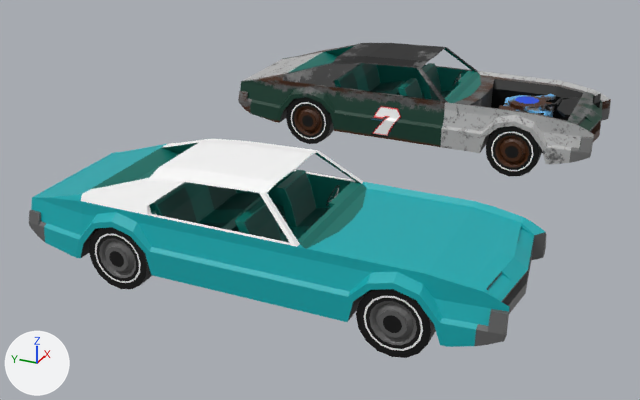
Renders of the Blender file Assets/James/Vehicles/Oldsmobile Toronado/Vehicle/Oldsmobile Toronado.blend from each side of a commit.
Camera for both pictures: a 50 mm lens placed at (-7.77, -3.2, 3.04), pointed at (-1.8, -0.51, 0.05). Arrows for +X, +Y and +Z are at lower left; the lights stay in place.

Objects in the first picture: 'BackSeat', 'BackSeat(Restored)', 'BackWheels', 'BackWheels(Restored)', 'Body', 'Body(Restored)', 'Engine', 'FrontSeat(Restored)', 'FrontSeats', 'FrontWheels', 'FrontWheels(Restored)', 'Steeringwheel(Restored)'.
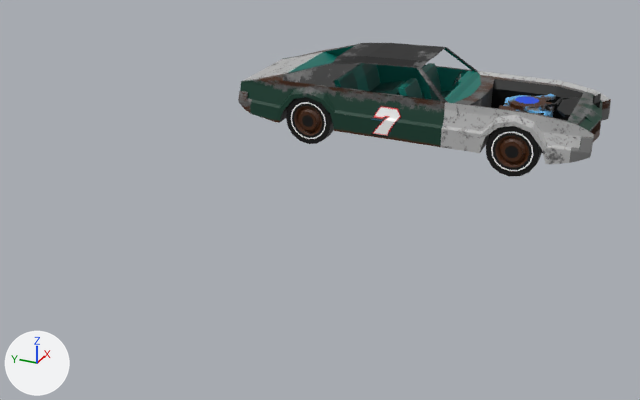
Pixel boxes (x1, y1, x2, y2) of what changed, in the pictures (640 x 400 px):
'Body(Restored)', deleted (cyan): before (29, 139, 547, 347)
    faces in mat_material_039 (cyan #07adb4): (37, 148, 545, 347)
    faces in mat_material_042 (white #ffffff): (81, 139, 363, 247)
    faces in mat_material_006 (dark cyan #007469): (92, 142, 367, 249)
    faces in mat_material_040 (dark grey #636363): (29, 210, 547, 346)
'FrontWheels(Restored)', deleted: before (356, 289, 436, 358)
    faces in mat_material (black #000000): (356, 289, 436, 358)
    faces in mat_material_040 (dark grey #636363): (369, 301, 417, 345)
    faces in mat_material_004 (white #ffffff): (363, 296, 423, 351)
'BackSeat(Restored)', deleted (cyan): before (149, 182, 269, 230)
    faces in mat_material_007 (dark cyan #004b44): (158, 185, 261, 228)
    faces in mat_material_006 (dark cyan #007469): (149, 182, 269, 230)
'FrontSeat(Restored)', deleted (cyan): before (235, 170, 330, 243)
    faces in mat_material_007 (dark cyan #004b44): (245, 173, 330, 243)
    faces in mat_material_006 (dark cyan #007469): (235, 170, 330, 241)
'BackWheels(Restored)', deleted: before (89, 227, 153, 289)
    faces in mat_material (black #000000): (89, 227, 153, 289)
    faces in mat_material_040 (dark grey #636363): (99, 239, 136, 278)
    faces in mat_material_004 (white #ffffff): (95, 234, 141, 283)
'Steeringwheel(Restored)', deleted: before (326, 185, 340, 206)

Diff of the bpy script that builds the scene:
```diff
--- a/Assets/James/Vehicles/Oldsmobile Toronado/Vehicle/Oldsmobile Toronado.blend.py
+++ b/Assets/James/Vehicles/Oldsmobile Toronado/Vehicle/Oldsmobile Toronado.blend.py
@@ ob_frontseat_restored @@
-ob_frontseat_restored = bpy.data.objects.new('FrontSeat(Restored)', me_cube_004)
-ob_frontseat_restored.location = (-3.0, 0.0, 0.0)
-ob_frontseat_restored.rotation_euler = (0.0, 0.0, 1.571)  # degrees (0, 0, 90)
-ob_frontseat_restored.scale = (0.301, 0.301, 0.301)
-_m = ob_frontseat_restored.modifiers.new('Mirror', 'MIRROR')
-_m.use_axis = (False, True, False)
-_m.use_clip = True
@@ ob_backseat_restored @@
-ob_backseat_restored = bpy.data.objects.new('BackSeat(Restored)', me_cube_005)
-ob_backseat_restored.location = (-3.0, 0.0, 0.0)
-ob_backseat_restored.rotation_euler = (0.0, 0.0, 1.571)  # degrees (0, 0, 90)
-ob_backseat_restored.scale = (0.301, 0.301, 0.301)
-_m = ob_backseat_restored.modifiers.new('Mirror', 'MIRROR')
-_m.use_axis = (False, True, False)
-_m.use_clip = True
@@ ob_body_restored @@
-ob_body_restored = bpy.data.objects.new('Body(Restored)', me_circle_005)
-ob_body_restored.location = (-3.0, 0.0, 0.0)
-ob_body_restored.rotation_euler = (0.0, -1.571, 0.0)  # degrees (0, -90, 0)
-_m = ob_body_restored.modifiers.new('Triangulate', 'TRIANGULATE')
-_m.quad_method = 'BEAUTY'
@@ ob_frontwheels_restored @@
-ob_frontwheels_restored = bpy.data.objects.new('FrontWheels(Restored)', me_circle_006)
-ob_frontwheels_restored.location = (-3.0, 0.0, 0.0)
-ob_frontwheels_restored.rotation_euler = (0.0, -1.571, 0.0)  # degrees (0, -90, 0)
-_m = ob_frontwheels_restored.modifiers.new('Mirror', 'MIRROR')
-_m.use_axis = (False, False, True)
-_m = ob_frontwheels_restored.modifiers.new('Triangulate', 'TRIANGULATE')
-_m.quad_method = 'BEAUTY'
@@ ob_backwheels_restored @@
-ob_backwheels_restored = bpy.data.objects.new('BackWheels(Restored)', me_circle_007)
-ob_backwheels_restored.location = (-3.0, 1.929, 0.0)
-ob_backwheels_restored.rotation_euler = (0.0, -1.571, 0.0)  # degrees (0, -90, 0)
-_m = ob_backwheels_restored.modifiers.new('Mirror', 'MIRROR')
-_m.use_axis = (False, False, True)
-_m = ob_backwheels_restored.modifiers.new('Triangulate', 'TRIANGULATE')
-_m.quad_method = 'BEAUTY'
@@ ob_steeringwheel_restored @@
-ob_steeringwheel_restored = bpy.data.objects.new('Steeringwheel(Restored)', me_circle_011)
-ob_steeringwheel_restored.location = (-2.69, -1.088, 0.521)
-ob_steeringwheel_restored.rotation_euler = (1.979, 0.0, 0.0)  # degrees (113, 0, 0)
```
